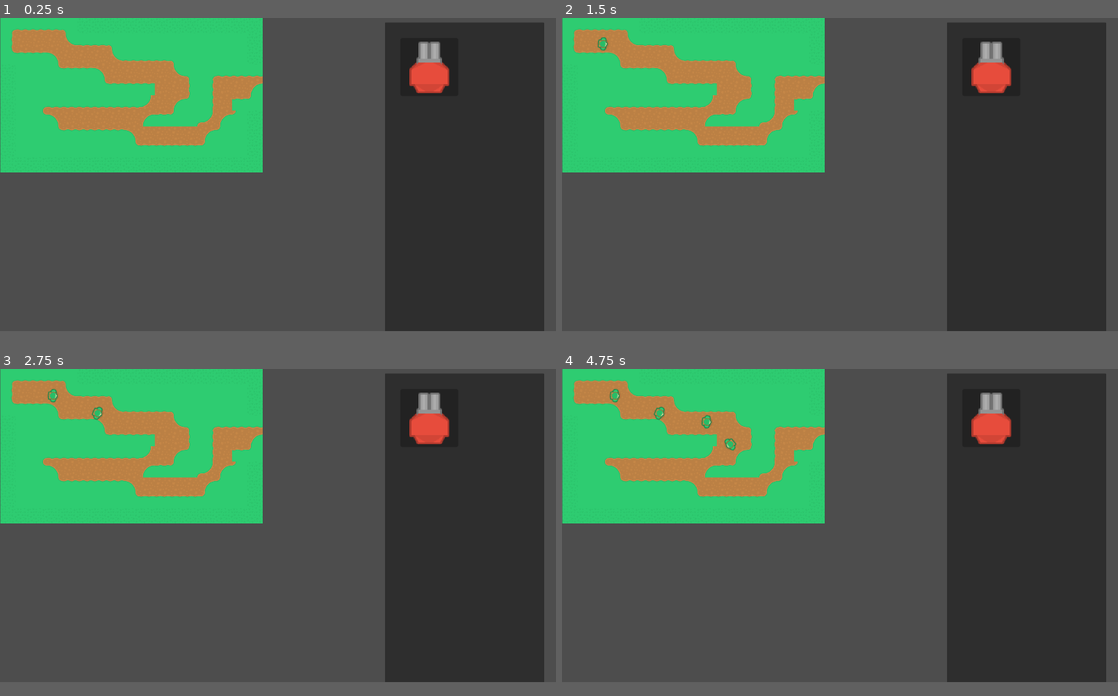
Above: before the commit, frames 1-4 (two rows, left to right).
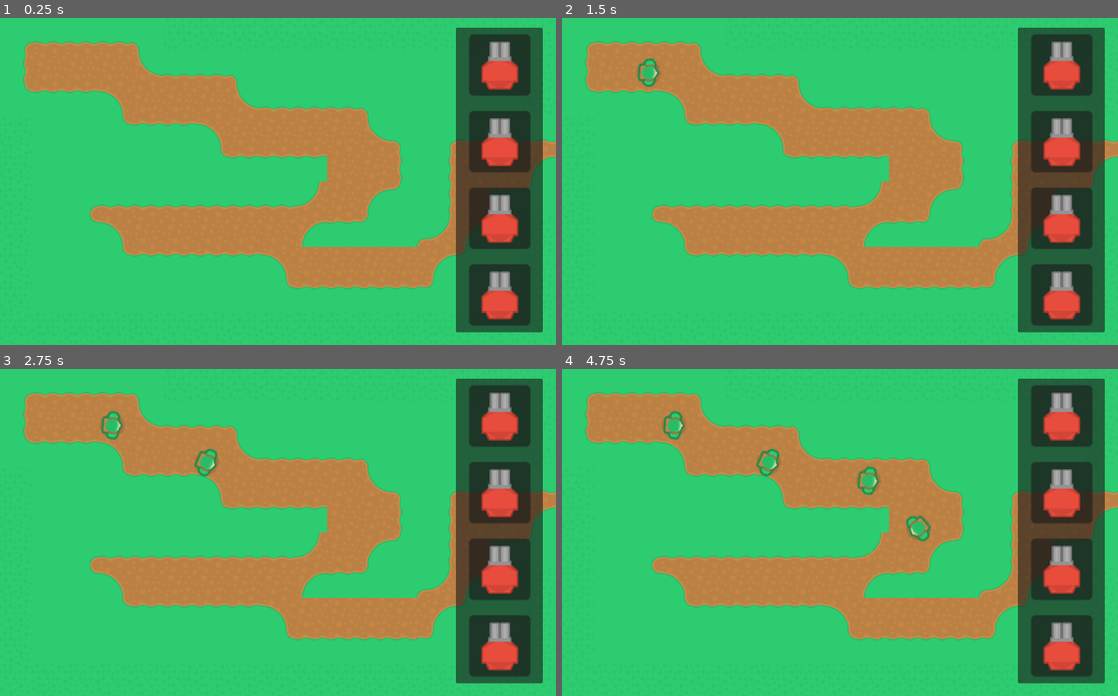
Above: after the commit, the same moments.

Repository: nickyg1/WurstGameMakers
Game: Godot game, scene res://main.tscn
The game is run twice, just before and just after one commit, with the same random seed, the same clock (stepped at 60 frames per second) and the same inputs.
Inputs (mouse positions are in pixels of both pictures, inside the frame that each line leads up to):
- Up to frame 1 (0.25 s): no input
- Up to frame 2 (1.5 s): tap Enter at 0.5 s; move the mouse to (990, 67) at 0.52 s; click (990, 67) at 0.67 s; move the mouse to (728, 191) at 1.27 s; click (728, 191) at 1.42 s
- Up to frame 3 (2.75 s): move the mouse to (333, 457) at 2.02 s; click (333, 457) at 2.17 s
- Up to frame 4 (4.75 s): move the mouse to (812, 588) at 2.77 s; click (812, 588) at 2.92 s; move the mouse to (1006, 571) at 3.52 s; click (1006, 571) at 3.67 s; move the mouse to (673, 480) at 4.27 s; click (673, 480) at 4.42 s
In our replay, the window is 800x450 before the commit and 800x470 after it. These sizes can differ from the game's own. Grey fills any space a smaller window leaves; there, only what the larger window draws over its background counts as a difference.

The runs differ from the first frame. In frame 1, 75% of the frame differs, in the area x 0-100%, y 0-97%; in frame 2, 75%; in frame 3, 76%; in frame 4, 76%.

Commit message:
Bugfixing
Resized window and UI. Fixed placement issues with tower and upgrade menu.

Diff:
--- a/TowerDefense/Towers/RedTowerPanel.gd
+++ b/TowerDefense/Towers/RedTowerPanel.gd
@@ -8,7 +8,7 @@
 	if event is InputEventMouseButton and event.button_mask == 1:
 		add_child(tempTower)
 		tempTower.process_mode = Node.PROCESS_MODE_DISABLED
-		tempTower.scale = Vector2(0.32,0.32)
+		tempTower.scale = Vector2(0.1,0.1)
 
 	elif event is InputEventMouseMotion and event.button_mask == 1:
 		if get_child_count() > 1:
@@ -18,9 +18,9 @@
 		var tile = mapPath.local_to_map(get_global_mouse_position())
 		currTile = mapPath.get_cell_atlas_coords(0,tile,false)
 		if currTile == Vector2i(4,5):
-			get_child(1).get_node("Area").modulate = Color(0,255,0)
+			get_child(1).get_node("Area").modulate = Color(0,255,0, 0.3)
 		else:
-			get_child(1).get_node("Area").modulate = Color(255,255,255)
+			get_child(1).get_node("Area").modulate = Color(255,0,0, 0.3)
 
 	elif event is InputEventMouseButton and event.button_mask == 0:
 
@@ -34,8 +34,10 @@
 				var path = get_tree().get_root().get_node("Main/TowersContainer")
 
 				path.add_child(tempTower)
-				tempTower.global_position = event.global_position
+				#tempTower.global_position = event.global_position
+				tempTower.global_position = get_global_mouse_position()
 				tempTower.get_node("Area").hide()
+				tempTower.scale = Vector2(0.32, 0.32)
 	else:
 		if get_child_count() > 1:
 			get_child(1).queue_free()
--- a/TowerDefense/Towers/RedTowerPanel.tscn
+++ b/TowerDefense/Towers/RedTowerPanel.tscn
@@ -4,14 +4,14 @@
 [ext_resource type="Texture2D" uid="uid://c0lpnk5l2meiw" path="res://Art/towerDefense_tile250.png" id="2_ajm2f"]
 
 [node name="RedTowerPanel" type="Panel"]
-custom_minimum_size = Vector2(80, 80)
+custom_minimum_size = Vector2(40, 40)
 offset_right = 40.0
 offset_bottom = 40.0
 script = ExtResource("1_wtcq5")
 
 [node name="TowerDefenseTile250" type="Sprite2D" parent="."]
-position = Vector2(40, 40)
-scale = Vector2(1.25, 1.25)
+position = Vector2(20, 20)
+scale = Vector2(0.55, 0.55)
 texture = ExtResource("2_ajm2f")
 
 [connection signal="gui_input" from="." to="." method="_on_gui_input"]
--- a/TowerDefense/Towers/red_bullet_tower.gd
+++ b/TowerDefense/Towers/red_bullet_tower.gd
@@ -52,4 +52,8 @@
 			if towerPath.get_child(i).name != self.name:
 				towerPath.get_child(i).get_node("Upgrade/Upgrade").hide()
 		get_node("Upgrade/Upgrade").visible = !get_node("Upgrade/Upgrade").visible
-		get_node("Upgrade/Upgrade").global_position = self.position + Vector2(-572,81)
+		get_node("Upgrade/Upgrade").global_position = self.position + Vector2(-95,25)
+
+
+func _on_timer_timeout():
+	pass # Replace with function body.
--- a/TowerDefense/Towers/red_bullet_tower.tscn
+++ b/TowerDefense/Towers/red_bullet_tower.tscn
@@ -67,6 +67,21 @@
 corner_radius_bottom_left = 15
 
 [sub_resource type="StyleBoxEmpty" id="StyleBoxEmpty_ko0dj"]
+
+[sub_resource type="StyleBoxFlat" id="StyleBoxFlat_ncn3i"]
+bg_color = Color(0.839216, 0, 0, 1)
+
+[sub_resource type="StyleBoxFlat" id="StyleBoxFlat_depai"]
+bg_color = Color(0, 0.694118, 0, 1)
+
+[sub_resource type="GDScript" id="GDScript_qywug"]
+script/source = "extends ProgressBar
+
+
+func _process(delta):
+	self.max_value = get_node(\"Timer\").wait_time
+	self.value = get_node(\"Timer\").time_left
+"
 
 [node name="RedBulletTower" type="StaticBody2D"]
 input_pickable = true
@@ -105,10 +120,7 @@
 
 [node name="Upgrade" type="Panel" parent="Upgrade"]
 visible = false
-offset_left = -286.0
-offset_top = 77.0
-offset_right = 290.0
-offset_bottom = 269.0
+scale = Vector2(0.32, 0.32)
 theme_override_styles/panel = SubResource("StyleBoxFlat_dwjm0")
 
 [node name="HBoxContainer" type="HBoxContainer" parent="Upgrade/Upgrade"]
@@ -170,6 +182,21 @@
 text = "1000"
 horizontal_alignment = 1
 
+[node name="ProgressBar" type="ProgressBar" parent="Upgrade"]
+offset_left = -67.0
+offset_top = -149.0
+offset_right = 62.0
+offset_bottom = -122.0
+theme_override_styles/background = SubResource("StyleBoxFlat_ncn3i")
+theme_override_styles/fill = SubResource("StyleBoxFlat_depai")
+value = 50.0
+show_percentage = false
+script = SubResource("GDScript_qywug")
+
+[node name="Timer" type="Timer" parent="Upgrade/ProgressBar"]
+wait_time = 3.0
+
 [connection signal="input_event" from="." to="." method="_on_input_event"]
 [connection signal="body_entered" from="Tower" to="." method="_on_tower_body_entered"]
 [connection signal="body_exited" from="Tower" to="." method="_on_tower_body_exited"]
+[connection signal="timeout" from="Upgrade/ProgressBar/Timer" to="." method="_on_timer_timeout"]
--- a/TowerDefense/UI.tscn
+++ b/TowerDefense/UI.tscn
@@ -5,19 +5,19 @@
 [node name="UI" type="CanvasLayer"]
 
 [node name="Panel" type="Panel" parent="."]
-offset_left = 1595.0
+offset_left = 892.0
 offset_top = 19.0
-offset_right = 2255.0
-offset_bottom = 2052.0
+offset_right = 1062.0
+offset_bottom = 615.0
 
 [node name="FlowContainer" type="FlowContainer" parent="Panel"]
 y_sort_enabled = true
 layout_direction = 2
 layout_mode = 0
-offset_left = 64.0
-offset_top = 64.0
-offset_right = 241.0
-offset_bottom = 704.0
+offset_left = 26.0
+offset_top = 13.0
+offset_right = 66.0
+offset_bottom = 207.0
 scale = Vector2(3, 3)
 theme_override_constants/h_separation = 10
 theme_override_constants/v_separation = 10
@@ -25,3 +25,12 @@
 
 [node name="RedTowerPanel" parent="Panel/FlowContainer" instance=ExtResource("1_r8ivn")]
 layout_mode = 2
+
+[node name="RedTowerPanel2" parent="Panel/FlowContainer" instance=ExtResource("1_r8ivn")]
+layout_mode = 2
+
+[node name="RedTowerPanel3" parent="Panel/FlowContainer" instance=ExtResource("1_r8ivn")]
+layout_mode = 2
+
+[node name="RedTowerPanel4" parent="Panel/FlowContainer" instance=ExtResource("1_r8ivn")]
+layout_mode = 2
--- a/TowerDefense/main.tscn
+++ b/TowerDefense/main.tscn
@@ -7,6 +7,7 @@
 [node name="Main" type="Node2D"]
 
 [node name="TileMap" parent="." instance=ExtResource("1_cw7qe")]
+position = Vector2(0, 0)
 layer_0/tile_data = PackedInt32Array(0, 0, 3, 1, 65536, 3, 2, 65536, 3, 3, 65536, 3, 4, 131072, 3, 5, 65536, 7, 6, 6553 …(2888 unchanged characters)…
 
 [node name="PathSpawner" type="Node2D" parent="."]
--- a/TowerDefense/project.godot
+++ b/TowerDefense/project.godot
@@ -17,9 +17,11 @@
 
 [display]
 
-window/size/viewport_width=2304
-window/size/viewport_height=1296
+window/size/viewport_width=1088
+window/size/viewport_height=640
 window/size/mode=2
+window/size/window_width_override=363
+window/size/window_height_override=213
 window/stretch/mode="viewport"
 
 [dotnet]
@@ -31,3 +33,4 @@
 textures/canvas_textures/default_texture_filter=0
 renderer/rendering_method="gl_compatibility"
 renderer/rendering_method.mobile="gl_compatibility"
+textures/light_projectors/filter=0
Not shown: 1 places in TowerDefense/Towers/red_bullet_tower.tscn that only renumber resources
